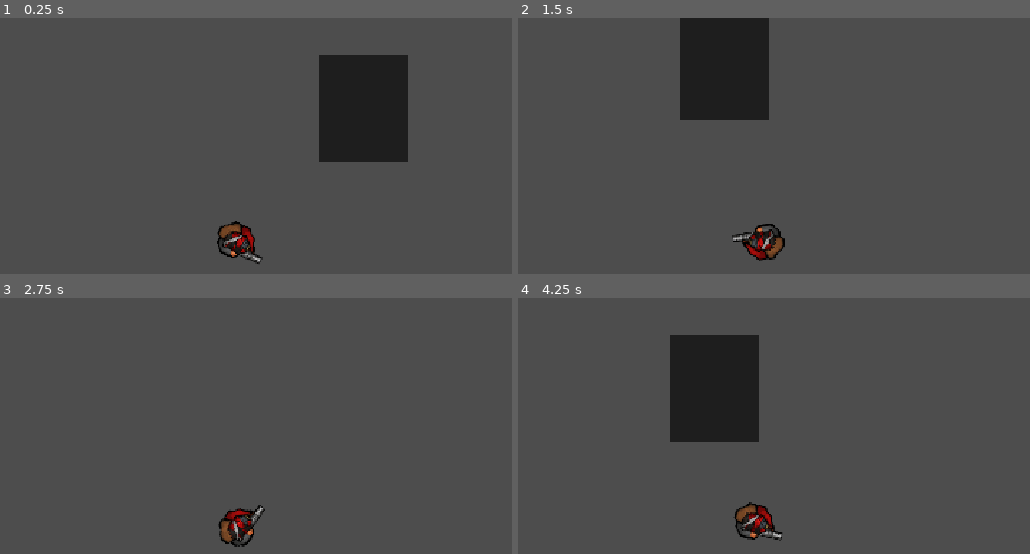
Above: before the commit, frames 1-4 (two rows, left to right).
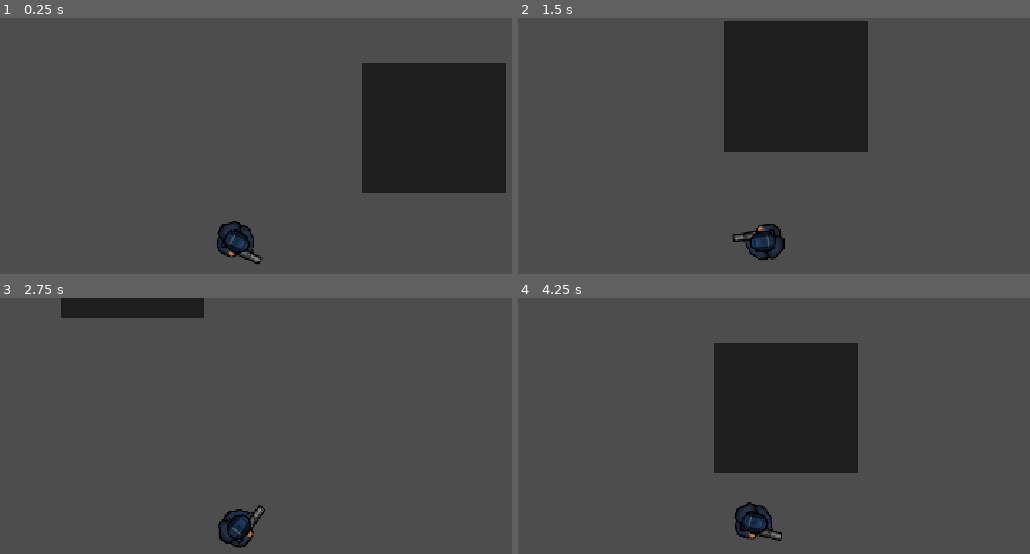
Above: after the commit, the same moments.

Repository: jacksonjgee/Shooters2D
Game: Godot game, scene res://main.tscn
Two runs of this game, one before a commit and one after it. Both use one fixed random seed, a clock stepped at 60 frames per second and the inputs below.
Inputs (mouse positions are in pixels of both pictures, inside the frame that each line leads up to):
- Up to frame 1 (0.25 s): no input
- Up to frame 2 (1.5 s): tap Enter at 0.5 s; move the mouse to (932, 220) at 0.52 s; hold D (move_right) 0.53-1.28 s; move the mouse to (599, 266) at 1.27 s; hold S (move_down) from 1.28 s (still down)
- Up to frame 3 (2.75 s): move the mouse to (322, 423) at 2.02 s; release S (move_down) at 2.03 s; hold D (move_right) from 2.03 s (still down)
- Up to frame 4 (4.25 s): move the mouse to (outside the picture) at 2.77 s; release D (move_right) at 2.78 s; hold W (move_up) 2.78-3.53 s; move the mouse to (outside the picture) at 3.52 s; hold A (move_left) from 3.53 s (still down)

The runs differ from the first frame. In frame 1, 15% of the frame differs, in the area x 42-99%, y 14-97%; in frame 2, 15%; in frame 3, 2.9%; in frame 4, 15%, in the area x 29-67%, y 14-95%.

Commit message:
Fixed Collisions and team sprite hotswap

Diff:
--- a/main.tscn
+++ b/main.tscn
@@ -2,15 +2,18 @@
 
 [ext_resource type="Script" uid="uid://cp8tqtrv3k5cn" path="res://player.gd" id="1_0xm2m"]
 [ext_resource type="Texture2D" uid="uid://8b4epmv1vmgk" path="res://assets/player/attacker.png" id="2_h2yge"]
-[ext_resource type="Script" uid="uid://bpauqbfh4ile5" path="res://map.gd" id="3_h2yge"]
+
+[sub_resource type="CircleShape2D" id="CircleShape2D_b8y50"]
+radius = 22.0
 
 [sub_resource type="RectangleShape2D" id="RectangleShape2D_b8y50"]
-size = Vector2(82, 70)
+size = Vector2(209, 191)
 
 [node name="Main" type="Node2D" unique_id=1175662267]
 
 [node name="Player" type="CharacterBody2D" parent="." unique_id=1599108268]
 script = ExtResource("1_0xm2m")
+team = 1
 
 [node name="Sprite2D" type="Sprite2D" parent="Player" unique_id=1562947089]
 rotation = 1.5707964
@@ -18,23 +21,23 @@
 
 [node name="Camera2D" type="Camera2D" parent="Player" unique_id=902290572]
 
-[node name="CollisionShape2D" type="CollisionShape2D" parent="Player" unique_id=847042838]
-debug_color = Color(0.8171027, 0.20871317, 0.24474868, 0.41960785)
+[node name="CollisionShape2D" type="CollisionShape2D" parent="Player" unique_id=543314463]
+position = Vector2(-8, 0)
+shape = SubResource("CircleShape2D_b8y50")
 
 [node name="Map" type="Node2D" parent="." unique_id=408397509]
 position = Vector2(1, 0)
-script = ExtResource("3_h2yge")
 
 [node name="Wall" type="StaticBody2D" parent="Map" unique_id=1662970719]
+position = Vector2(143, -30)
 
 [node name="CollisionShape2D" type="CollisionShape2D" parent="Map/Wall" unique_id=1145717082]
-position = Vector2(159, -25)
+position = Vector2(134, -136)
 shape = SubResource("RectangleShape2D_b8y50")
 
-[node name="ColorRect" type="ColorRect" parent="Map/Wall" unique_id=2110094990]
-offset_left = 111.0
-offset_top = -270.0
-offset_right = 239.0
-offset_bottom = -116.0
-pivot_offset = Vector2(-291, 112)
-color = Color(0.11858139, 0.11858136, 0.11858148, 1)
+[node name="ColorRect" type="ColorRect" parent="Map/Wall" unique_id=328586511]
+offset_left = 31.0
+offset_top = -229.0
+offset_right = 238.0
+offset_bottom = -41.0
+color = Color(0.11674089, 0.116740905, 0.11674089, 1)
--- a/player.gd
+++ b/player.gd
@@ -1,8 +1,34 @@
 extends CharacterBody2D
 
+enum Teams {
+	ATTACKER,
+	DEFENDER
+}
+
+@onready var sprite: Sprite2D = $Sprite2D
+
 var speed = 300
+var health = 100
+@export var team: Teams = Teams.ATTACKER
 
-func _physics_process(delta):
+@export var attacker_texture: Texture2D = preload("res://assets/player/attacker.png")
+@export var defender_texture: Texture2D = preload("res://assets/player/defender.png")
+
+
+func _ready():
+	update_team_sprite()
+
+
+func update_team_sprite():
+	match team:
+		Teams.ATTACKER:
+			sprite.texture = attacker_texture
+
+		Teams.DEFENDER:
+			sprite.texture = defender_texture
+
+
+func _physics_process(_delta):
 	var direction = Vector2.ZERO
 
 	if Input.is_action_pressed("move_right"):
@@ -22,4 +48,5 @@
 
 	velocity = direction * speed
 	move_and_slide()
+
 	look_at(get_global_mouse_position())
